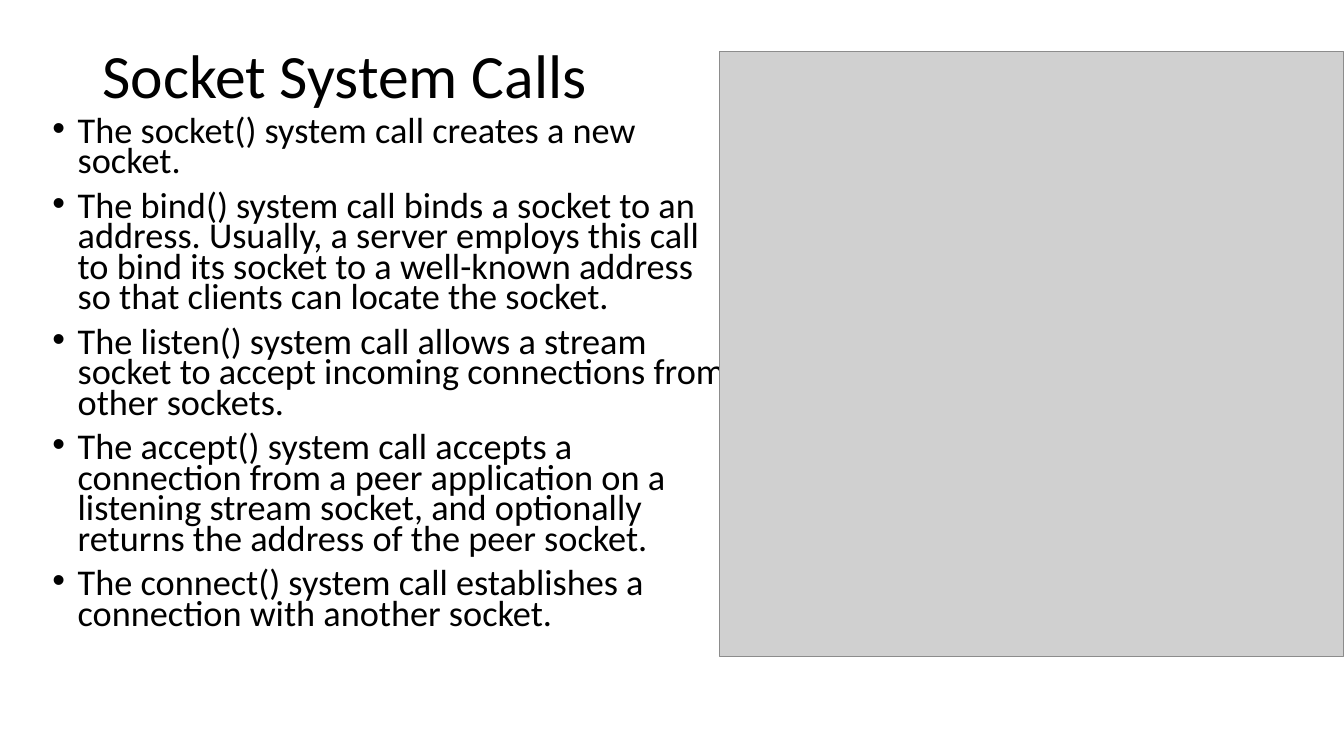
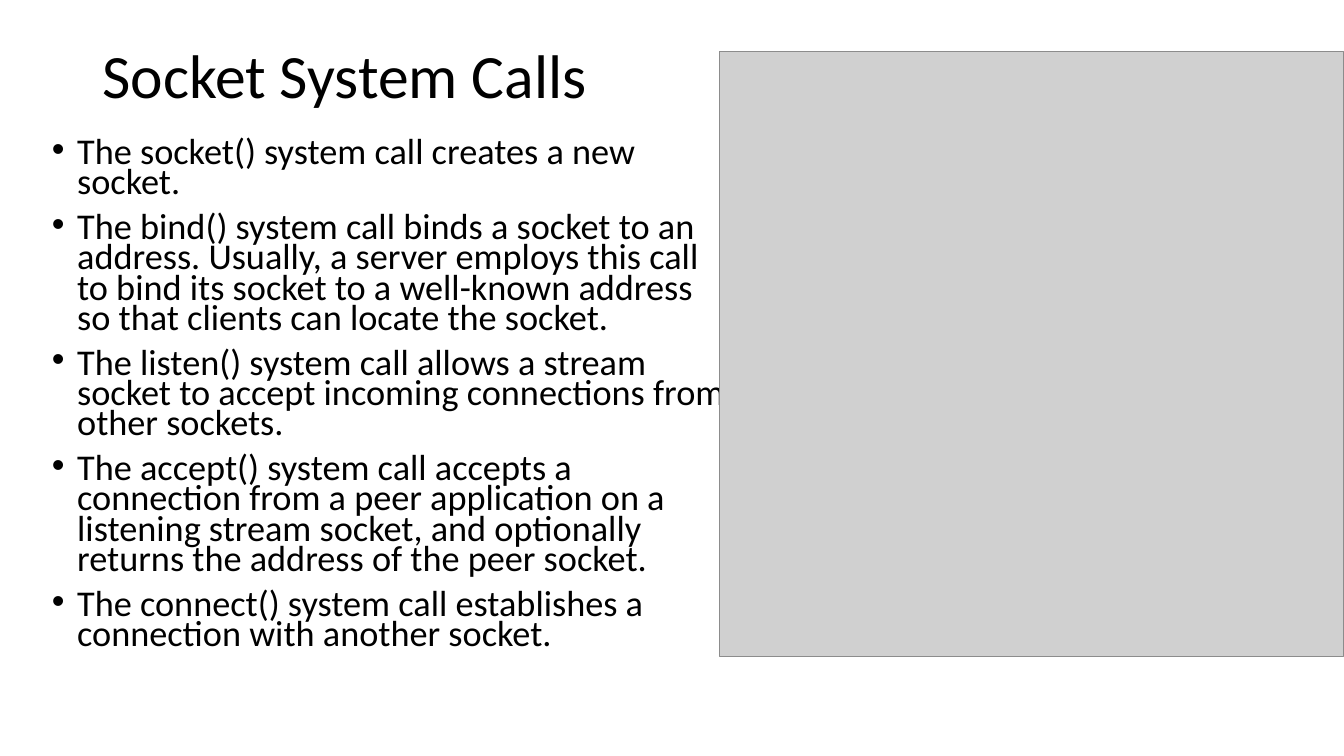
Before and after one commit to vu-resilient-distributed-systems/lectures-fall-2019, a slide deck: slide 8 of Module-1-Networking/Networking.pptx. Drawn at 1344x756 pixels with LibreOffice and Linux fonts; fonts in the diff are those of the drawing; grey boxes stand for pictures. Boxes give left, top, right and bottom in pixels: in the first picture for what was removed or moved away, otherwise in the second. Text is boxed around its words. In the diff, an @@ line names an element or a change of style, - is before the commit and + after.

```diff
--- a/Module-1-Networking/Networking.pptx
+++ b/Module-1-Networking/Networking.pptx
@@ text "The socket() system call creates ...": place and size @@
-text "The socket() system call creates ..." at bbox=[78, 117, 725, 627]
+text "The socket() system call creates ..." at bbox=[77, 137, 724, 647]
```
Also in this commit, not shown: 7 other slides changed, 8 slides added, 39 other files.
